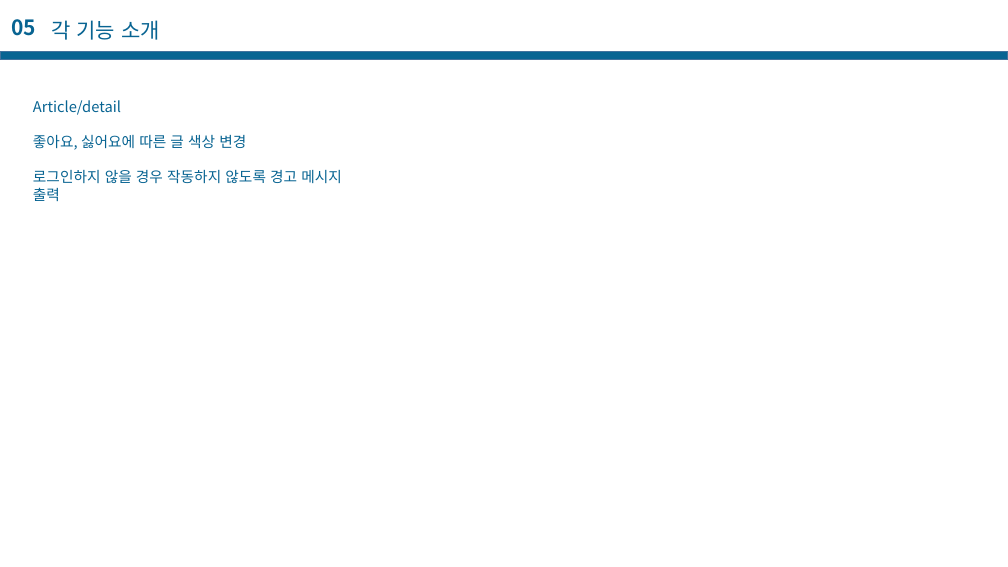
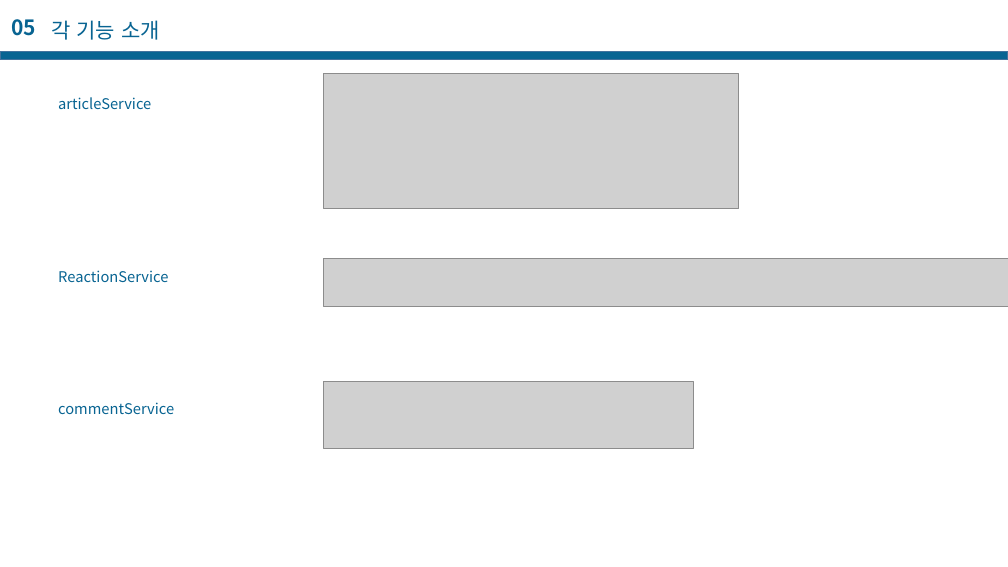
Before and after one commit to casatoo/EducationManager, a slide deck: slide 70 of 프로젝트 기술서.pptx. Drawn at 1008x567 pixels with LibreOffice and Linux fonts; fonts in the diff are those of the drawing; grey boxes stand for pictures. Boxes give left, top, right and bottom in pixels: in the first picture for what was removed or moved away, otherwise in the second. Text is boxed around its words. In the diff, an @@ line names an element or a change of style, - is before the commit and + after.

```diff
--- a/프로젝트 기술서.pptx
+++ b/프로젝트 기술서.pptx
@@ picture added at box(324, 73, 739, 209) @@
@@ text at box(58, 97, 151, 109): text changed @@
-Article/detail
-좋아요, 싫어요에 따른 글 색상 변경
-로그인하지 않을 경우 작동하지 않도록 경고 메시지 출력
+articleService
@@ picture added at box(324, 259, 1008, 307) @@
@@ text added at box(58, 270, 168, 282), 14 pt, text #086492 @@
+ReactionService
@@ picture added at box(324, 382, 694, 448) @@
@@ text added at box(58, 402, 174, 414), 14 pt, text #086492 @@
+commentService
```
Also in this commit, not shown: 4 other slides changed, 9 slides added, 5 other files.
